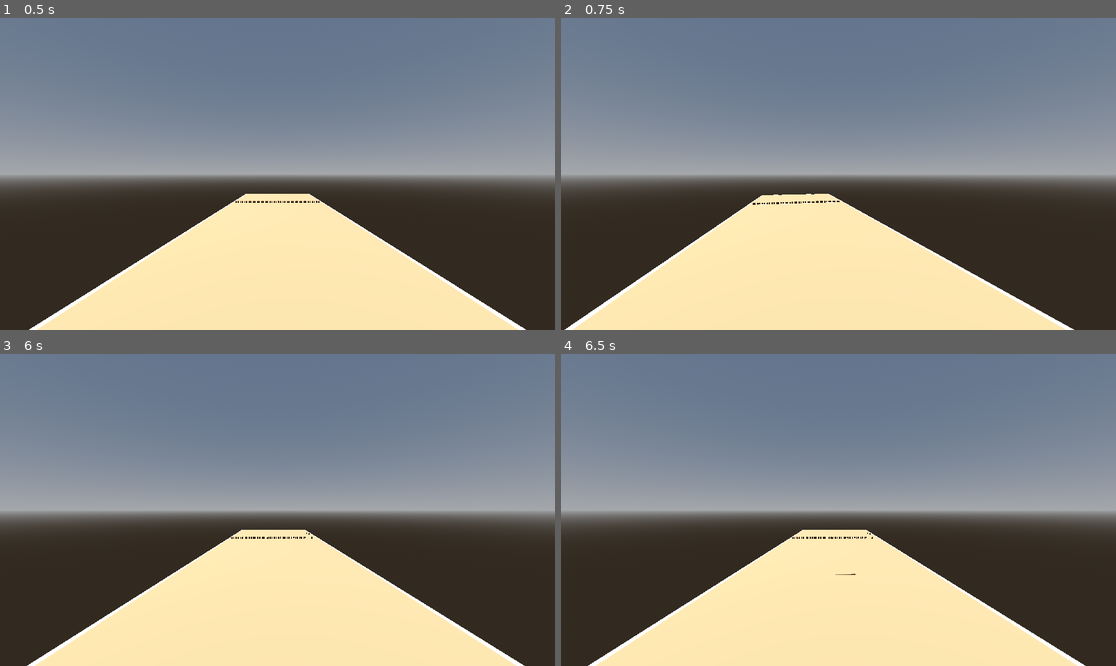
Above: before the commit, frames 1-4 (two rows, left to right).
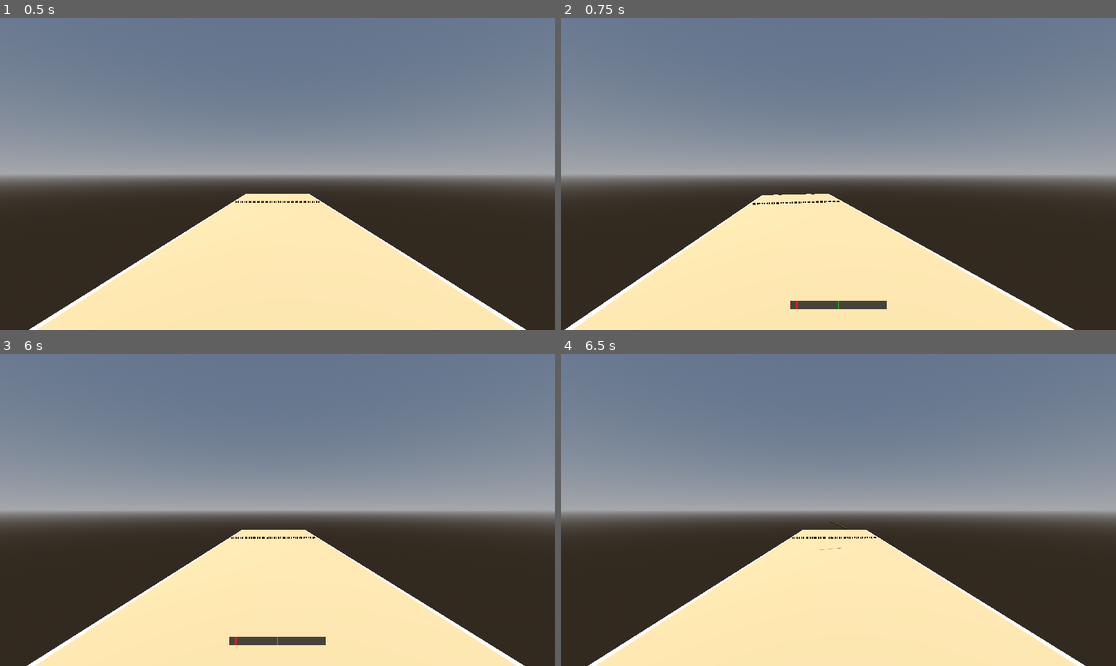
Above: after the commit, the same moments.

Repository: ration/kyykka
Game: Godot game, scene res://scenes/court.tscn
The game is run twice, just before and just after one commit, with the same random seed, the same clock (stepped at 60 frames per second) and the same inputs.
Inputs (mouse positions are in pixels of both pictures, inside the frame that each line leads up to):
- Up to frame 1 (0.5 s): no input
- Up to frame 2 (0.75 s): tap Enter at 0.5 s; move the mouse to (866, 174) at 0.52 s; hold Shift from 0.53 s (still down); click (866, 174) at 0.67 s
- Up to frame 3 (6 s): move the mouse to (249, 510) at 1.27 s; release Shift at 1.28 s; tap Alt at 1.35, 3.6, 5.85 s; click (249, 510) at 1.42 s; tap Space at 2, 5 s; move the mouse to (288, 503) at 2.02 s; tap Ctrl at 2.1, 4.35 s; click (288, 503) at 2.17 s; tap Enter at 2.75, 5.75 s; move the mouse to (271, 516) at 2.77 s; tap Shift at 2.85 s; click (271, 516) at 2.92 s; move the mouse to (316, 513) at 3.52 s; click (316, 513) at 3.67 s; move the mouse to (233, 506) at 4.27 s; click (233, 506) at 4.42 s; move the mouse to (283, 510) at 5.02 s; hold Shift 5.03-5.78 s; click (283, 510) at 5.17 s; move the mouse to (255, 503) at 5.77 s; click (255, 503) at 5.92 s
- Up to frame 4 (6.5 s): no input

Frame 1 is identical in both runs. In frame 2, 0.5% of the frame differs, in the area x 41-59%, y 90-94%; in frame 3, 0.5%, in the area x 41-59%, y 57-94%; in frame 4, less than 0.1%.

Commit message:
Rework throw into a swing-timing spin mechanic
Replace hold-to-charge power with a skill-based swing: holding the
button sweeps a one-way 0-180 degree gauge (throw distance is fixed
for now, per playtesting feedback - power is a later feature).
Releasing at the middle spins the karttu exactly one full rotation by
landing time (SpinCalculator.spin_rate, linear in gauge angle);
releasing early/late under/over-rotates it, and running past 180
without releasing cancels the swing with a "MISSED SWING" indicator,
requiring release-then-repress to try again.

Also fixes the karttu's spin axis: angular_velocity was applied about
dir.cross(Vector3.UP), which for a straight throw coincides with the
karttu's own length axis (a rolling-pin roll that never changes its
orientation relative to the ground). Spinning about the launch
direction itself is what actually alternates it between lying flat and
standing on end, which is what makes "release at the middle to land
flush" physically meaningful - verified numerically against
SpinCalculator with a throwaway headless script.

Adds a bare-bones swing gauge (CanvasLayer, built in code) since the
mechanic isn't playable without seeing the needle - real HUD is still
Phase 5.

Co-Authored-By: Claude Sonnet 5 <noreply@anthropic.com>

Diff:
--- /dev/null
+++ b/scripts/throwing/spin_calculator.gd
@@ -0,0 +1,22 @@
+class_name SpinCalculator
+extends RefCounted
+## Pure math for the swing-timing spin mechanic: how long a throw is
+## airborne, and what spin rate a given release timing should produce.
+## No Node dependency, so it's directly GUT-testable like PieceClassifier.
+
+
+## Time (seconds) for a throw launched at `elevation_degrees` above
+## horizontal at `speed` m/s to return to its launch height, under
+## `gravity` m/s^2. Symmetric-parabola approximation — good enough since
+## the karttu's release height is tiny relative to the arc.
+static func time_of_flight(speed: float, elevation_degrees: float, gravity: float) -> float:
+	return 2.0 * speed * sin(deg_to_rad(elevation_degrees)) / gravity
+
+
+## Spin rate (radians/sec) for a swing released at `gauge_degrees` (0-180,
+## see ThrowController). Releasing at exactly the middle (90) yields
+## exactly one full rotation (TAU radians) over `flight_seconds` — a
+## "flush" landing. Below 90 spins slower (under-rotates by landing);
+## above 90 spins faster (over-rotates).
+static func spin_rate(gauge_degrees: float, flight_seconds: float) -> float:
+	return (TAU / flight_seconds) * (gauge_degrees / 90.0)
--- a/scripts/throwing/throw_controller.gd
+++ b/scripts/throwing/throw_controller.gd
@@ -4,6 +4,13 @@
 ## nothing about the rules engine. Reuses a single karttu instance per
 ## throw and reports completion via throw_settled; whoever owns this node
 ## (court.gd) is responsible for scoring the result.
+##
+## Throw distance is fixed for now (power is a later feature); the skill
+## mechanic is the swing timing: holding the button sweeps a 0-180 degree
+## gauge, and release timing sets spin (see SpinCalculator). Releasing at
+## the middle (90) spins the karttu exactly one full rotation by the time
+## it lands, so it hits flush; releasing early/late under/over-rotates
+## it. Running the gauge past 180 without releasing cancels the swing.
 
 signal throw_settled
 
@@ -14,22 +21,32 @@
 @export var aim_cone_degrees: float = 25.0
 @export var mouse_sensitivity: float = 0.2  ## degrees per pixel of mouse motion
 
-@export var charge_seconds: float = 1.5
-@export var min_throw_speed: float = 8.0
-@export var max_throw_speed: float = 17.0
+@export var swing_seconds: float = 1.0  ## time for the gauge to sweep 0 -> 180
+@export var throw_speed: float = 17.0  ## fixed for now; variable power is a later feature
 @export var launch_elevation_degrees: float = 15.0
-@export var spin_speed: float = 10.0  ## radians/sec, purely visual tumble
 
 @export var camera_height: float = 1.6
 @export var camera_back_offset: float = 1.2
 @export var settle_timeout_seconds: float = 5.0
 @export var karttu_rest_height: float = 0.03  ## roughly its radius, so it rests on the ground rather than clipping into it
+@export var miss_indicator_seconds: float = 0.8
 
 var _yaw_degrees: float = 0.0
-var _charging: bool = false
-var _power: float = 0.0
 var _karttu: RigidBody3D
 var _busy: bool = false
+
+var _swinging: bool = false
+var _gauge_degrees: float = 0.0
+var _awaiting_release: bool = false  ## true after a cancel, until the button is actually let go
+
+var _gauge_layer: CanvasLayer
+var _gauge_bar: ColorRect
+var _gauge_marker: ColorRect
+var _miss_label: Label
+var _miss_timer: float = 0.0
+
+const GAUGE_WIDTH := 200.0
+const GAUGE_HEIGHT := 16.0
 
 
 func _ready() -> void:
@@ -39,6 +56,7 @@
 	get_parent().add_child(_karttu)
 	_reset_karttu()
 	_update_camera()
+	_build_gauge_ui()
 
 
 func _reset_karttu() -> void:
@@ -50,10 +68,7 @@
 
 
 func _unhandled_input(event: InputEvent) -> void:
-	if _busy:
-		return
-
-	if event is InputEventMouseMotion:
+	if event is InputEventMouseMotion and not _busy:
 		_yaw_degrees = clampf(
 			_yaw_degrees - event.relative.x * mouse_sensitivity,
 			-aim_cone_degrees,
@@ -62,16 +77,34 @@
 		_update_camera()
 	elif event is InputEventMouseButton and event.button_index == MOUSE_BUTTON_LEFT:
 		if event.pressed:
-			_charging = true
-			_power = 0.0
+			if not _busy and not _awaiting_release:
+				_swinging = true
+				_gauge_degrees = 0.0
 		else:
-			_charging = false
-			_throw()
+			_awaiting_release = false
+			if _swinging:
+				_swinging = false
+				var gauge := _gauge_degrees
+				_gauge_bar.hide()
+				_throw(gauge)
 
 
 func _process(delta: float) -> void:
-	if _charging:
-		_power = clampf(_power + delta / charge_seconds, 0.0, 1.0)
+	if _swinging:
+		_gauge_degrees += (180.0 / swing_seconds) * delta
+		if _gauge_degrees >= 180.0:
+			_gauge_degrees = 180.0
+			_swinging = false
+			_awaiting_release = true
+			_gauge_bar.hide()
+			_show_miss_indicator()
+		else:
+			_update_gauge_marker()
+
+	if _miss_timer > 0.0:
+		_miss_timer -= delta
+		if _miss_timer <= 0.0:
+			_miss_label.hide()
 
 
 func _aim_direction() -> Vector3:
@@ -85,16 +118,24 @@
 	camera.look_at(camera.global_position + dir, Vector3.UP)
 
 
-func _throw() -> void:
+func _throw(gauge_degrees: float) -> void:
 	_busy = true
 	var dir := _aim_direction()
 	var elevation := deg_to_rad(launch_elevation_degrees)
 	var launch_dir := (dir * cos(elevation) + Vector3.UP * sin(elevation)).normalized()
-	var speed := lerpf(min_throw_speed, max_throw_speed, _power)
+
+	var gravity: float = ProjectSettings.get_setting("physics/3d/default_gravity")
+	var flight := SpinCalculator.time_of_flight(throw_speed, launch_elevation_degrees, gravity)
+	var rate := SpinCalculator.spin_rate(gauge_degrees, flight)
 
 	_karttu.freeze = false
-	_karttu.linear_velocity = launch_dir * speed
-	_karttu.angular_velocity = dir.cross(Vector3.UP) * spin_speed
+	_karttu.linear_velocity = launch_dir * throw_speed
+	# Spin about the flight direction itself (a barrel roll along the
+	# path), not dir.cross(UP): the karttu's length already lies along
+	# the aim direction's perpendicular at rest, so spinning about the
+	# travel axis is what actually alternates it between lying flat and
+	# standing on end as it flies — see plan/commit notes.
+	_karttu.angular_velocity = launch_dir * rate
 
 	await _await_settle()
 	_reset_karttu()
@@ -122,3 +163,55 @@
 			result.append(child)
 		result.append_array(_rigid_bodies_under(child))
 	return result
+
+
+## Bare-bones swing gauge, just enough to play by — Phase 5 owns the real
+## HUD. Plain shapes built in code, matching how court.gd builds geometry.
+func _build_gauge_ui() -> void:
+	_gauge_layer = CanvasLayer.new()
+	add_child(_gauge_layer)
+
+	_gauge_bar = ColorRect.new()
+	_gauge_bar.color = Color(0.15, 0.15, 0.15, 0.85)
+	_gauge_bar.size = Vector2(GAUGE_WIDTH, GAUGE_HEIGHT)
+	_gauge_bar.position = Vector2(-GAUGE_WIDTH / 2.0, -60)
+	_gauge_bar.anchor_left = 0.5
+	_gauge_bar.anchor_right = 0.5
+	_gauge_bar.anchor_top = 1.0
+	_gauge_bar.anchor_bottom = 1.0
+	_gauge_bar.hide()
+	_gauge_layer.add_child(_gauge_bar)
+
+	var middle_tick := ColorRect.new()
+	middle_tick.color = Color(0.1, 0.8, 0.1, 1.0)
+	middle_tick.size = Vector2(2, GAUGE_HEIGHT)
+	middle_tick.position = Vector2(GAUGE_WIDTH / 2.0 - 1, 0)
+	_gauge_bar.add_child(middle_tick)
+
+	_gauge_marker = ColorRect.new()
+	_gauge_marker.color = Color(0.9, 0.1, 0.1, 1.0)
+	_gauge_marker.size = Vector2(3, GAUGE_HEIGHT)
+	_gauge_bar.add_child(_gauge_marker)
+
+	_miss_label = Label.new()
+	_miss_label.text = "MISSED SWING"
+	_miss_label.add_theme_color_override("font_color", Color(1, 0.3, 0.3))
+	_miss_label.position = Vector2(-60, -90)
+	_miss_label.anchor_left = 0.5
+	_miss_label.anchor_right = 0.5
+	_miss_label.anchor_top = 1.0
+	_miss_label.anchor_bottom = 1.0
+	_miss_label.hide()
+	_gauge_layer.add_child(_miss_label)
+
+
+func _update_gauge_marker() -> void:
+	if not _gauge_bar.visible:
+		_gauge_bar.show()
+	var t := _gauge_degrees / 180.0
+	_gauge_marker.position.x = t * GAUGE_WIDTH - _gauge_marker.size.x / 2.0
+
+
+func _show_miss_indicator() -> void:
+	_miss_label.show()
+	_miss_timer = miss_indicator_seconds
--- /dev/null
+++ b/tests/throwing/test_spin_calculator.gd
@@ -0,0 +1,24 @@
+extends GutTest
+
+
+func test_time_of_flight_matches_projectile_formula() -> void:
+	# speed=10, elevation=30deg, gravity=9.8 -> 2*10*sin(30)/9.8 = 10/9.8
+	var t := SpinCalculator.time_of_flight(10.0, 30.0, 9.8)
+	assert_almost_eq(t, 10.0 / 9.8, 0.0001)
+
+
+func test_middle_release_gives_exactly_one_rotation() -> void:
+	var flight := 2.0
+	var rate := SpinCalculator.spin_rate(90.0, flight)
+	assert_almost_eq(rate * flight, TAU, 0.0001)
+
+
+func test_zero_release_gives_zero_spin() -> void:
+	assert_eq(SpinCalculator.spin_rate(0.0, 2.0), 0.0)
+
+
+func test_full_release_gives_double_the_ideal_rate() -> void:
+	var flight := 2.0
+	var ideal := SpinCalculator.spin_rate(90.0, flight)
+	var maxed := SpinCalculator.spin_rate(180.0, flight)
+	assert_almost_eq(maxed, ideal * 2.0, 0.0001)
Not shown, added: scripts/throwing/spin_calculator.gd.uid
Not shown, added: tests/throwing/test_spin_calculator.gd.uid
Not shown, changed: CLAUDE.md
